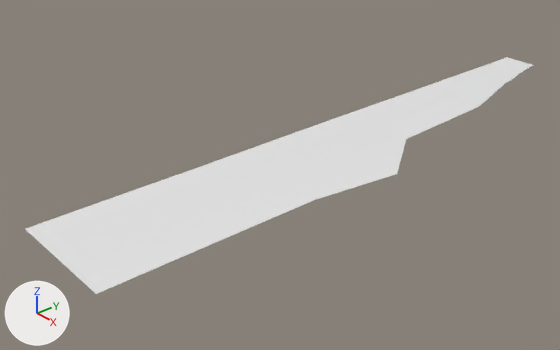
Two versions of the Blender file DinnerKnife.blend, one commit apart.
Both versions are drawn from a camera (50 mm lens) standing at (5.84, -7.03, 3.96) and looking at (-0.55, -1.53, -0.35). Every picture has the same lights, and +X, +Y and +Z are marked at lower left.

In view in the first picture: '平面'.
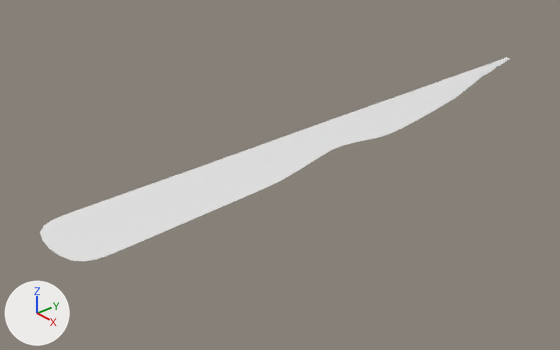
Commit message: ナイフモデリング中

What the commit changed:
me_平面 is used by ob_平面; location (0.0, 0.0, 0.0); scale (1.0, 2.0, 1.0).
me_平面 had 274 vertices, 136 faces and spanned x -0.8..0.81, y -2.33..1.72, z 0.0.
me_平面 now has 296 vertices, 147 faces and spans x -0.8..0.2, y -2.33..1.72, z 0.0.
Part 1, on me_平面:
2 vertices are removed from x 0.65..0.81, y -1.05..-0.49, z 0.0.
6 faces are deleted.
117 vertices in x -0.3..0.19, y 0.68..1.7, z 0.0 move by (-0.4, 0.0, 0.0).
5 vertices in x -0.31..-0.24, y 1.47..1.68, z 0.0 move by (-0.39, 0.0, 0.0).
5 vertices in x -0.29..-0.26, y 1.57..1.64, z 0.0 move by (-0.42, 0.0, 0.0).
3 vertices in x -0.28..-0.27, y 1.56..1.59, z 0.0 move by (-0.38, 0.0, 0.0).
5 vertices move from x -0.32..0.65, y -2.33..1.72, z 0.0 to x -0.77..0.2, y -2.33..1.72, z 0.0.
24 vertices are added at x -0.8..0.18, y -2.07..1.69, z 0.0.
17 new faces join them.
Object '平面' (ob_平面) gains a SUBSURF modifier named '細分化'.

What differs and where, as boxes (x1, y1, x2, y2) in the pictures (560 x 350 px):
'平面', reshaped, modifiers changed (7% narrower, 14% shorter): before (25, 57, 533, 294); after (40, 57, 510, 261)
